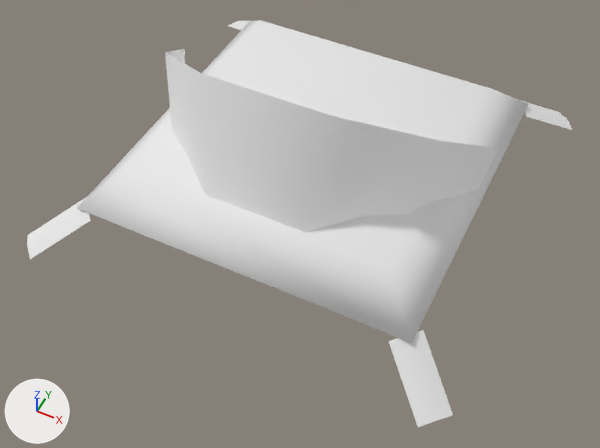
Before and after pictures for a commit that changed the glTF model public/3d/item/model__item__room.ofs_5331_0/5331um_ac_hed4.gltf.
Before and after are seen from a 50 mm lens placed at (0.589, -1.261, 1.404), pointed at (0.048, -0.179, 0.051). Arrows for +X, +Y and +Z are at lower left; the lights stay in place. The picture after the commit comes second.

Names of what the first picture shows: '5331um_ac_hed4'.
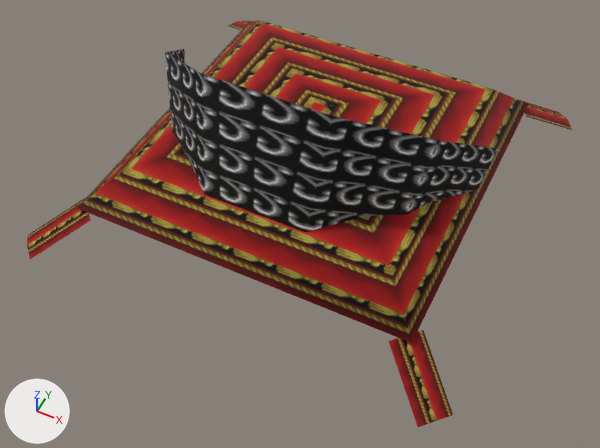
What differs and where, as boxes [x1, y1, x2, y2] in the pictures (600 x 448 px):
```json
{"object": "5331um_ac_hed4", "change": "surface changed", "before": [27, 20, 572, 427], "after": [27, 20, 572, 427], "on screen": "darker"}
```

Scene script edits in JSON lines:
```json
{"op": "add", "block": "img_ac_0tia_04", "code": ["img_ac_0tia_04 = load_image('ac_0tia_04', '_unpacked/ac_0tia_04', 16, 32, 'sRGB')"]}
{"op": "add", "block": "img_ucc_mat", "code": ["img_ucc_mat = load_image('ucc_mat', '_unpacked/ucc_mat', 32, 32, 'sRGB')"]}
{"block": "mat_ucc_mat", "where": "n0 = _N.new('ShaderNodeBsdfPrincipled'); n0.name = 'Principled BSDF'"}
{"op": "remove", "block": "mat_ucc_mat", "code": "n0.inputs[0].default_value = (0.804, 0.804, 0.804, 1.0)  # 'Base Color', white #e8e8e8"}
{"op": "add", "block": "mat_ucc_mat", "code": "n2 = _N.new('ShaderNodeMix'); n2.name = 'Mix'"}
{"op": "add", "block": "mat_ucc_mat", "code": "n2.data_type = 'RGBA'"}
{"op": "add", "block": "mat_ucc_mat", "code": "n2.blend_type = 'MULTIPLY'"}
{"op": "add", "block": "mat_ucc_mat", "code": "n2.inputs[0].default_value = 1.0  # 'Factor'"}
{"op": "add", "block": "mat_ucc_mat", "code": "n2.inputs[7].default_value = (0.804, 0.804, 0.804, 1.0)  # 'B', white #e8e8e8"}
{"op": "add", "block": "mat_ucc_mat", "code": "n3 = _N.new('ShaderNodeTexImage'); n3.name = 'Image Texture'"}
{"op": "add", "block": "mat_ucc_mat", "code": "n3.image = img_ucc_mat"}
{"op": "add", "block": "mat_ucc_mat", "code": "_L.new(n2.outputs[2], n0.inputs[0])  # 'Result' to 'Base Color'"}
{"op": "add", "block": "mat_ucc_mat", "code": "_L.new(n3.outputs[0], n2.inputs[6])  # 'Color' to 'A'"}
{"op": "remove", "block": "mat_tia_04", "code": "mat_tia_04.base_color = (1.0, 1.0, 1.0)  # white #ffffff"}
{"op": "add", "block": "mat_tia_04", "code": "mat_tia_04.texture = img_ac_0tia_04"}
```
